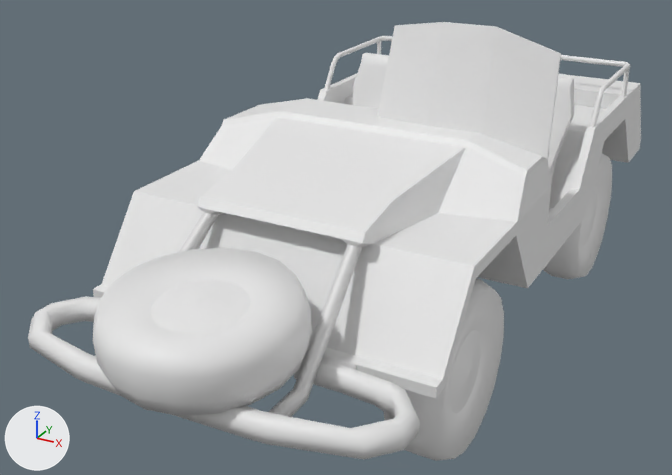
An edit to the glTF model data/assets/models/vehicles/car_pv/car_pv_glass.glb, drawn before and after from the same camera.
Rendered twice from a 50 mm camera at (1.96, -4.41, 1.88) aimed at (-0.23, -0.42, -0.12). Lighting does not change. The marker at lower left points along +X, +Y and +Z. Vertices at the same position are counted once.

Names of what the first picture shows: 'car', 'window'.
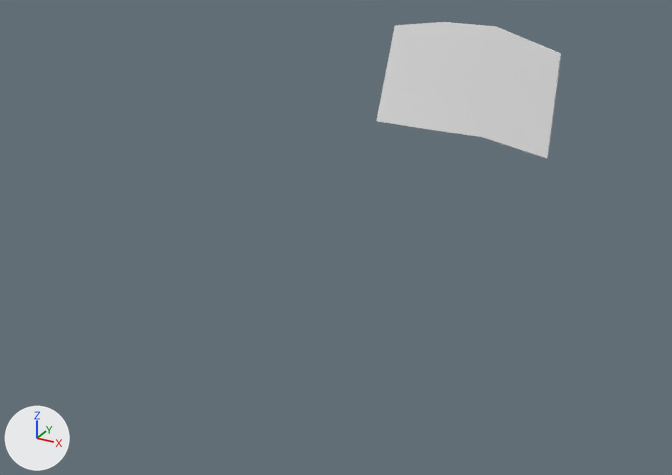
The change in detail:
me_mesh_001 has 16 vertices, 28 faces and spans x -0.03..0.839, y -0.391..-0.214, z 0.479..1.041.
me_mesh_001 is used by ob_window; location (0.0, 0.0, 0.0).
me_mesh_001 part 1: its shading normals changed.
Object 'car' (ob_car) is deleted.

What differs and where, as boxes (x1, y1, x2, y2) in the pictures (672 x 475 px):
'car', deleted: before (28, 36, 641, 461)
